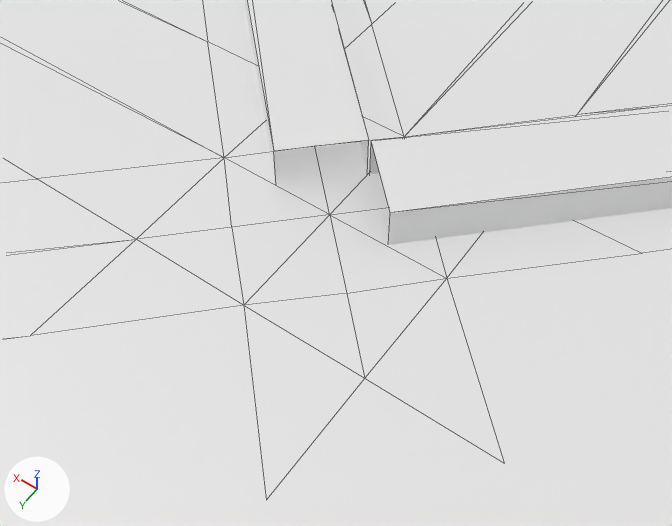
Renders of the glTF model Import/Paper/Crane/Crane_5_Correct.glb from each side of a commit.
Before and after are seen from a 50 mm camera at (-0.0496, 0.0679, 0.0968) aimed at (-0.0036, 0.0036, -0.0043). Every picture has the same lights, and +X, +Y and +Z are marked at lower left. Mesh edges are drawn as thin lines. Where no turn or scale is listed for an object, it has been applied to the vertices.

Names of what the first picture shows: 'Crane_Crease_5_Correct', 'Crane_Paper_5_Correct'.
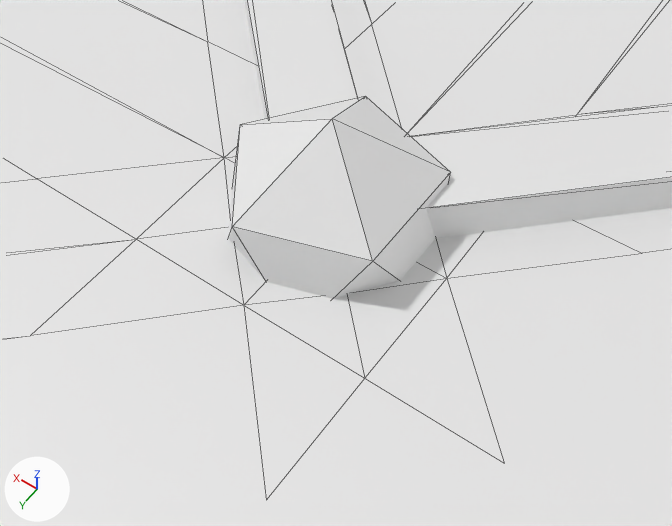
Edits to the bpy script that builds the scene:
```text
Add me_icosphere_012:
    me_icosphere_012.from_pydata(...)  # an icosphere of 20 faces spanning x -0.0155..0.0155, y -0.0148..0.0148, z -0.0174..0.0174
Add ob_crane_creasestart_5_correct:
    ob_crane_creasestart_5_correct = bpy.data.objects.new('Crane_CreaseStart_5_Correct', me_icosphere_012)
    ob_crane_creasestart_5_correct.location = (0.0, -0.0007, 0.0)
```

Boxes (x1, y1, x2, y2) around the edits, measured in the pictures (672 x 526 px):
'Crane_CreaseStart_5_Correct', added: after (228, 96, 451, 299)
